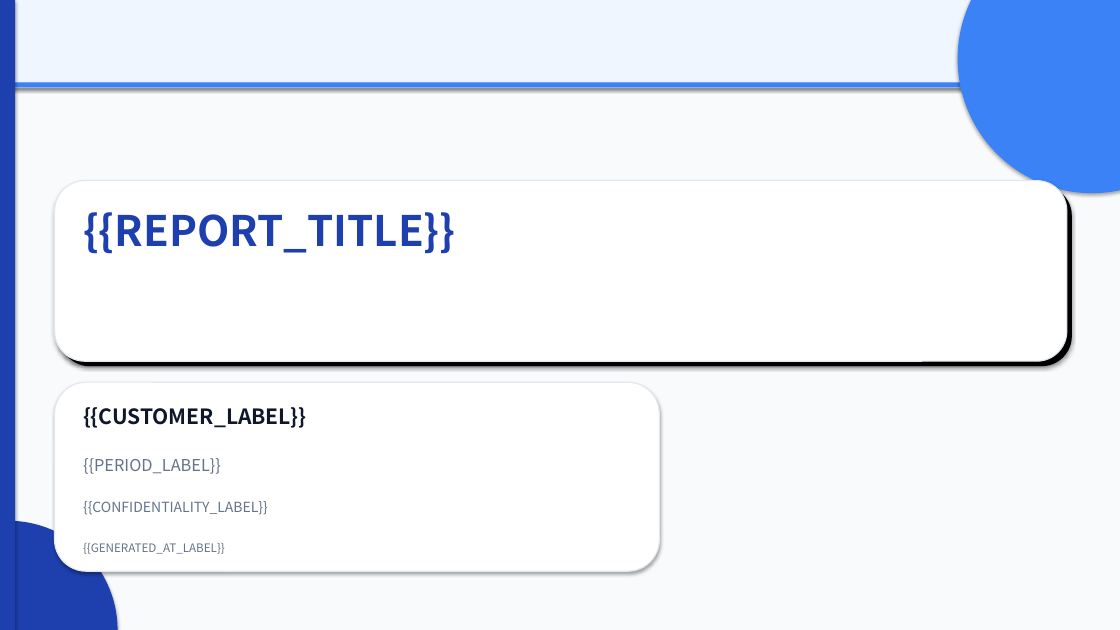
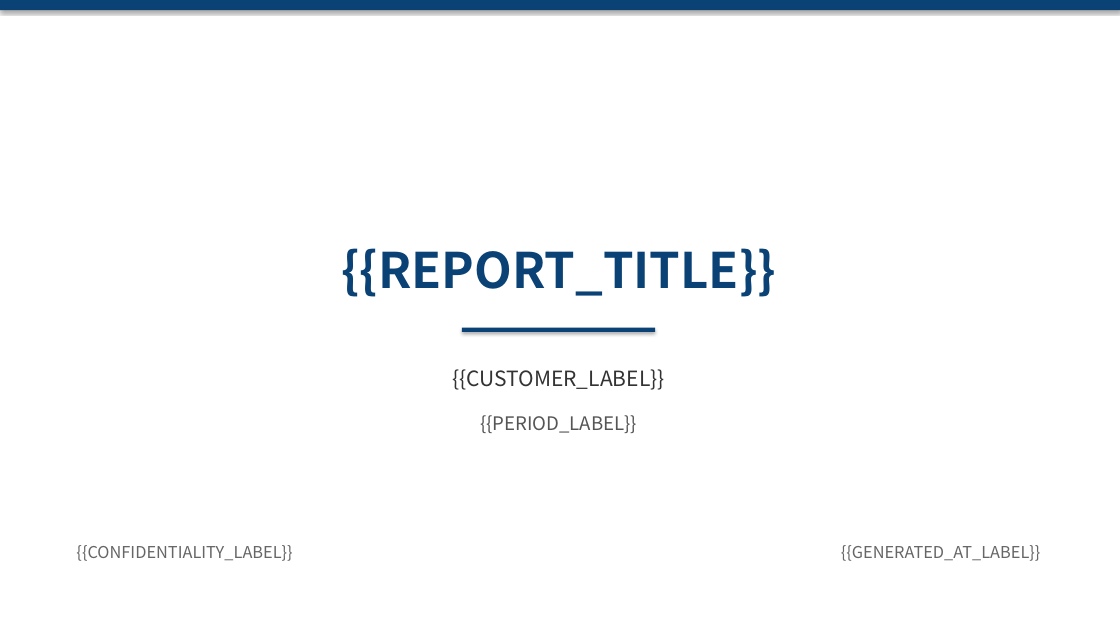
Before and after one commit to Xupai2022/report-generation, a slide deck: slide 1 of mss_ai_ppt_sample_assets/backend/data/templates/mss_executive_v2.pptx. Drawn at 1120x630 pixels with LibreOffice and Linux fonts; fonts in the diff are those of the drawing. Boxes give left, top, right and bottom in pixels: in the first picture for what was removed or moved away, otherwise in the second. Text is boxed around its words. In the diff, an @@ line names an element or a change of style, - is before the commit and + after.

```diff
--- a/mss_ai_ppt_sample_assets/backend/data/templates/mss_executive_v2.pptx
+++ b/mss_ai_ppt_sample_assets/backend/data/templates/mss_executive_v2.pptx
@@ background #F8FAFC to #FFFFFF @@
@@ rectangle resized from (x1=0, y1=0, x2=1120, y2=88) to (x1=0, y1=0, x2=1120, y2=10) @@
@@ rectangle at (x1=0, y1=0, x2=1120, y2=10): fill #EFF6FF to #0A4275 @@
@@ rectangle removed at (x1=0, y1=0, x2=15, y2=630) @@
@@ ellipse removed at (x1=958, y1=0, x2=1120, y2=193) @@
@@ rectangle removed at (x1=0, y1=82, x2=1120, y2=87) @@
@@ rounded rectangle removed at (x1=55, y1=181, x2=1067, y2=361) @@
@@ rounded rectangle removed at (x1=60, y1=186, x2=1072, y2=366) @@
@@ text "{{REPORT_TITLE}}" moved from (x1=83, y1=212, x2=456, y2=254) to (x1=341, y1=248, x2=776, y2=297) @@
@@ text "{{REPORT_TITLE}}" at (x1=341, y1=248, x2=776, y2=297): size 36 to 42 pt, text colour #1E40AF to #0A4275; alignment left to centre @@
@@ rectangle added at (x1=462, y1=328, x2=655, y2=332), fill #0A4275 @@
@@ rounded rectangle removed at (x1=55, y1=382, x2=660, y2=571) @@
@@ text "{{CUSTOMER_LABEL}}" moved from (x1=83, y1=407, x2=307, y2=428) to (x1=452, y1=369, x2=664, y2=390) @@
@@ text "{{CUSTOMER_LABEL}}" at (x1=452, y1=369, x2=664, y2=390): text colour #0F172A to #333333, bold off; alignment left to centre @@
@@ text "{{PERIOD_LABEL}}" moved from (x1=83, y1=458, x2=221, y2=474) to (x1=480, y1=415, x2=637, y2=433) @@
@@ text "{{PERIOD_LABEL}}" at (x1=480, y1=415, x2=637, y2=433): size 14 to 16 pt, text colour #64748B to #555555; alignment left to centre @@
@@ ellipse removed at (x1=0, y1=521, x2=118, y2=630) @@
@@ text "{{CONFIDENTIALITY_LABEL}}" moved from (x1=83, y1=501, x2=268, y2=515) to (x1=76, y1=545, x2=292, y2=561) @@
@@ text "{{CONFIDENTIALITY_LABEL}}" at (x1=76, y1=545, x2=292, y2=561): size 12 to 14 pt, text colour #64748B to #666666 @@
@@ text "{{GENERATED_AT_LABEL}}" moved from (x1=83, y1=543, x2=225, y2=554) to (x1=841, y1=545, x2=1041, y2=561) @@
@@ text "{{GENERATED_AT_LABEL}}" at (x1=841, y1=545, x2=1041, y2=561): size 10 to 14 pt, text colour #64748B to #666666; alignment left to right @@
```
Also in this commit, not shown: 7 other slides changed, 5 other files.
